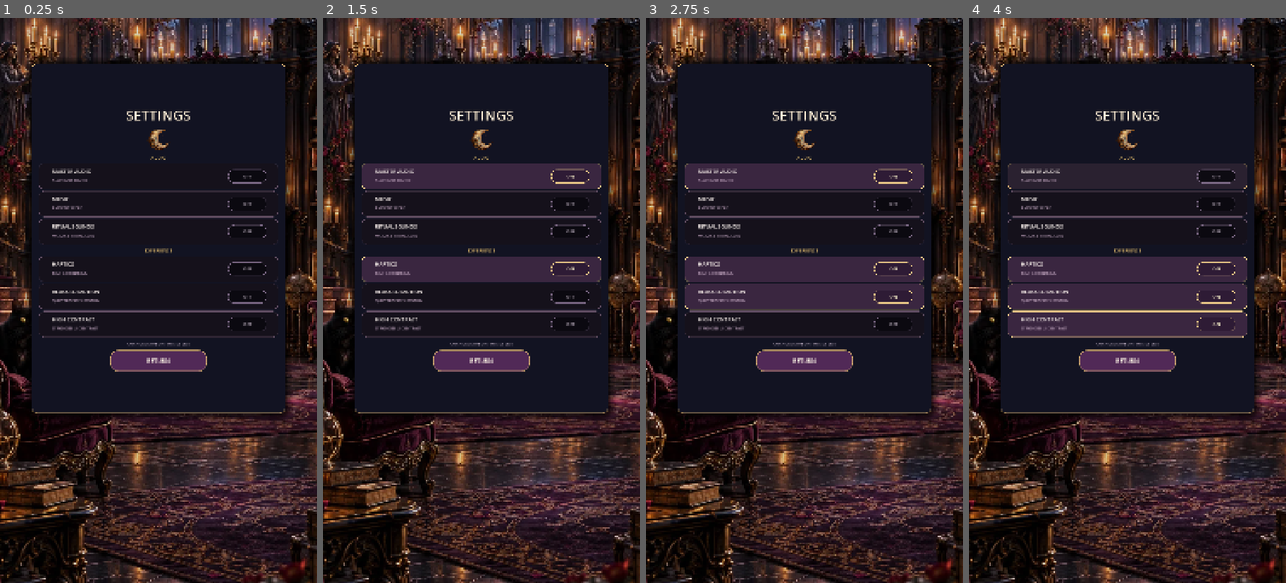
Above: before the commit, frames 1-4 (left to right).
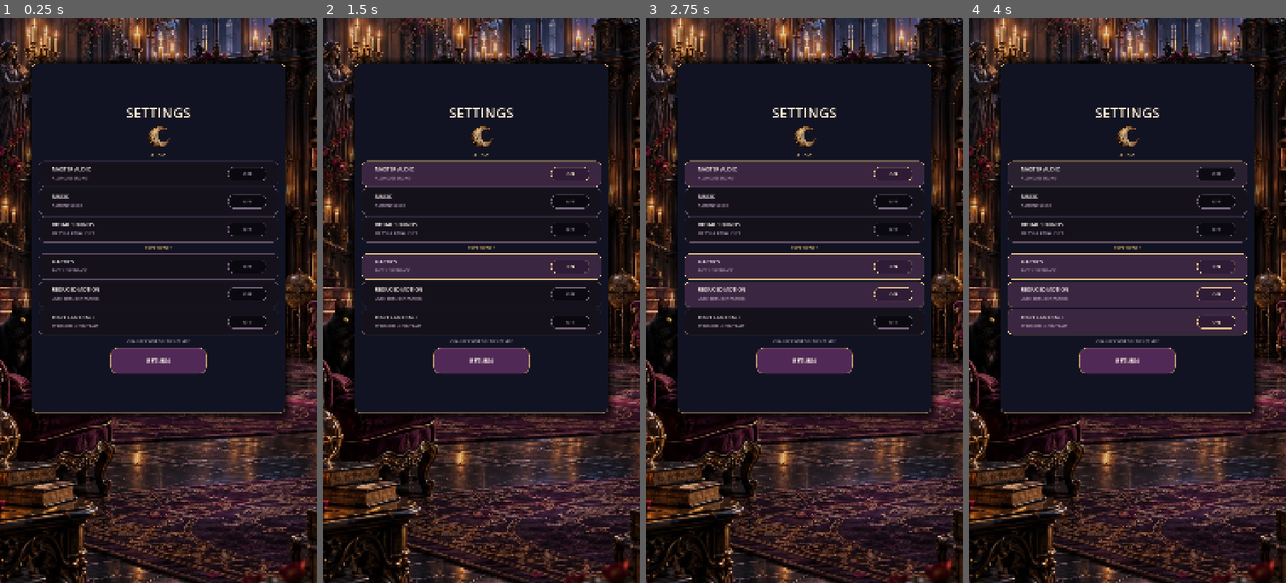
Above: after the commit, the same moments.

Repository: Jay-prodesign/akilta-match3
Game: Godot game, scene res://src/ui/settings/settings_panel.tscn
Two runs of this game, one before a commit and one after it. Both use one fixed random seed, a clock stepped at 60 frames per second and the inputs below. This scene is started directly instead of the project's main scene.
Inputs:
- Up to frame 1 (0.25 s): no input
- Up to frame 2 (1.5 s): click "MASTER AUDIO" at 0.5 s; click "HAPTICS" at 1.25 s
- Up to frame 3 (2.75 s): click "REDUCED MOTION" at 2 s
- Up to frame 4 (4 s): click "HIGH CONTRAST" at 2.75 s; click "MASTER AUDIO" at 3.5 s

The runs differ from the first frame. In frame 1, 4.5% of the frame differs, in the area x 12-88%, y 15-63%; in frame 2, 5.8%; in frame 3, 6.3%; in frame 4, 6.0%.

Commit message:
Keep Settings return at the established touch target

Diff:
--- a/src/ui/settings/settings_panel.tscn
+++ b/src/ui/settings/settings_panel.tscn
@@ -687,7 +687,7 @@
 vertical_alignment = 1
 
 [node name="Close" type="Button" parent="Card/Content"]
-custom_minimum_size = Vector2(330, 72)
+custom_minimum_size = Vector2(330, 88)
 layout_mode = 2
 size_flags_horizontal = 4
 theme_override_colors/font_color = Color(0.0627, 0.051, 0.0706, 1)
